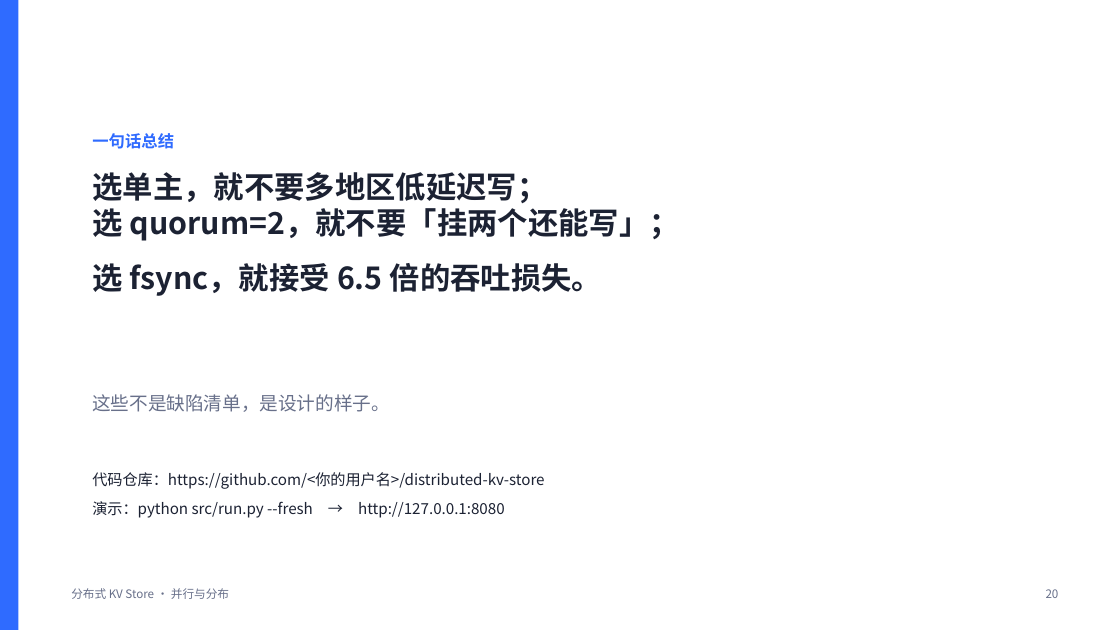
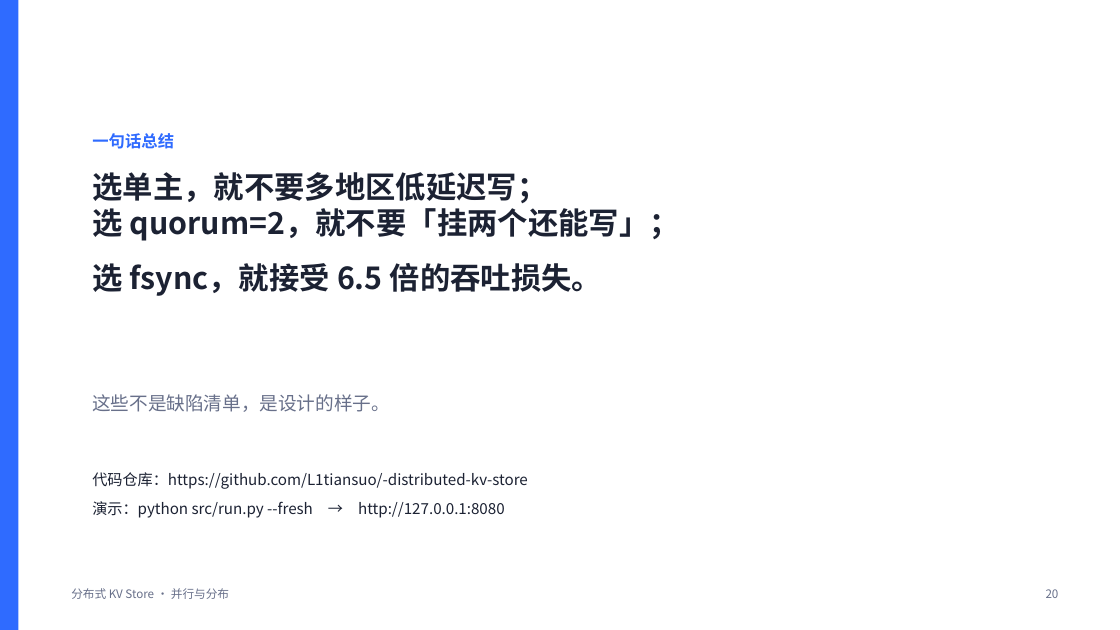
Before and after one commit to L1tiansuo/distributed-kv-store, a slide deck: slide 20 of ppt/分布式KV Store 讲解.pptx. Drawn at 1120x630 pixels with LibreOffice and Linux fonts; fonts in the diff are those of the drawing. Boxes give left, top, right and bottom in pixels: in the first picture for what was removed or moved away, otherwise in the second. Text is boxed around its words. In the diff, an @@ line names an element or a change of style, - is before the commit and + after.

Commit message:
填入真实仓库地址，重新生成报告与 PPT

```diff
--- a/ppt/分布式KV Store 讲解.pptx
+++ b/ppt/分布式KV Store 讲解.pptx
@@ text at [92, 472, 527, 518]: text changed @@
-代码仓库：https://github.com/<你的用户名>/distributed-kv-store
-演示：python src/run.py --fresh → http://127.0.0.1:8080
+代码仓库：https://github.com/L1tiansuo/-distributed-kv-store
+演示：python src/run.py --fresh → http://127.0.0.1:8080
```
Also in this commit, not shown: 1 other slide changed, 4 other files.
